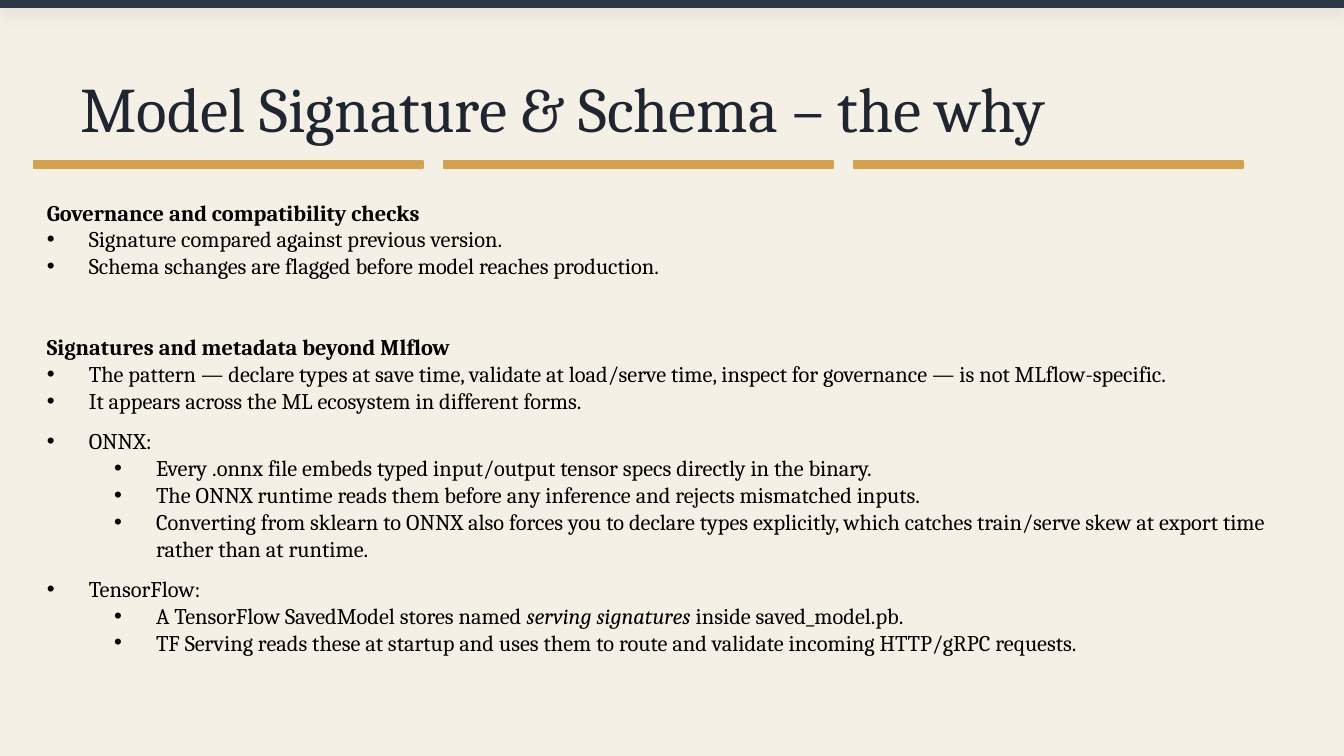
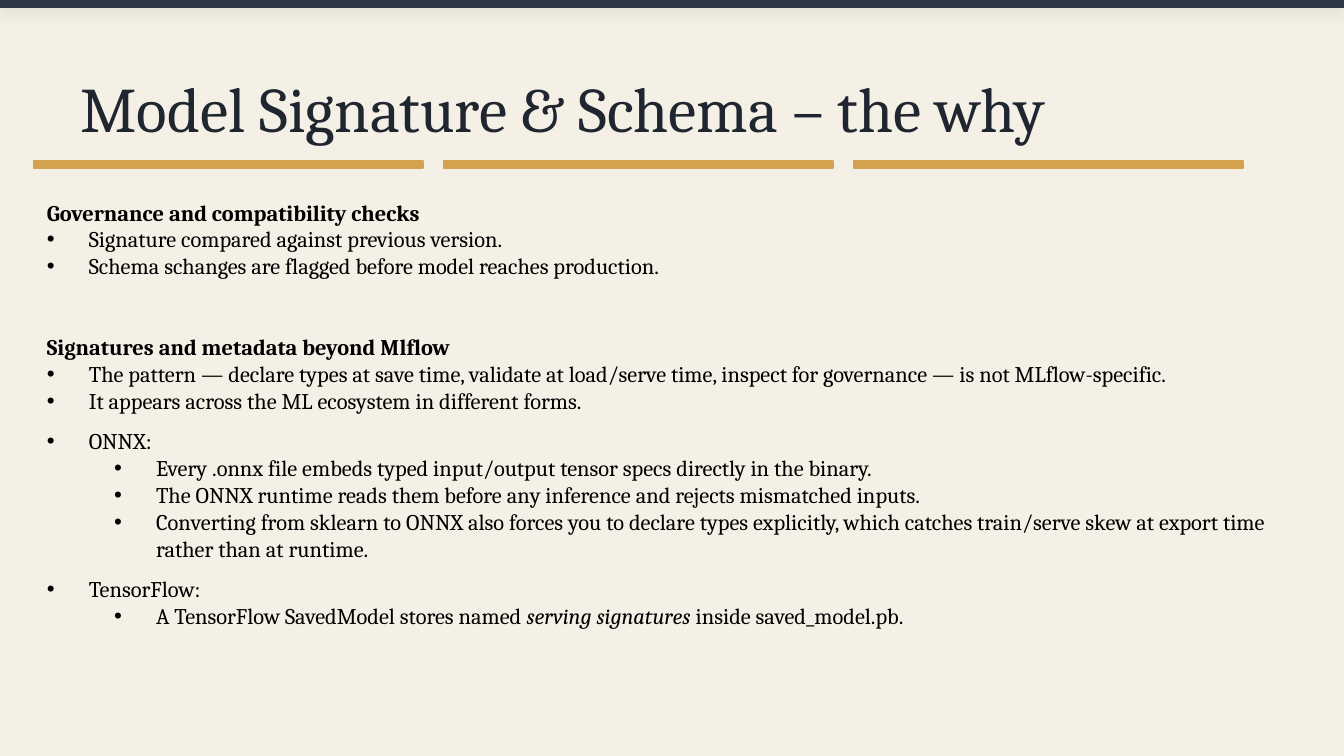
Before and after one commit to davejeon/dsr_ml_ops_student_copy, a slide deck: slide 6 of day2_slides.pptx. Drawn at 1344x756 pixels with LibreOffice and Linux fonts; fonts in the diff are those of the drawing. Boxes give left, top, right and bottom in pixels: in the first picture for what was removed or moved away, otherwise in the second. Text is boxed around its words. In the diff, an @@ line names an element or a change of style, - is before the commit and + after.

```diff
--- a/day2_slides.pptx
+++ b/day2_slides.pptx
@@ text at <box>156,635,1076,656</box>: paragraph removed @@
-  • TF Serving reads these at startup and uses them to route and validate incoming HTTP/gRPC requests.
```
Also in this commit, not shown: 2 other slides changed, 1 slide removed, 2 other files.
